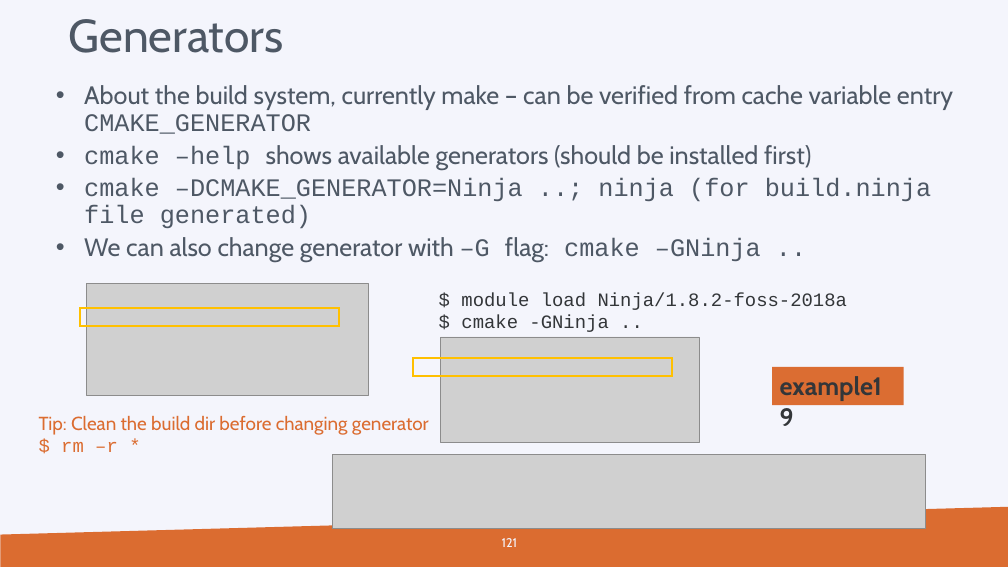
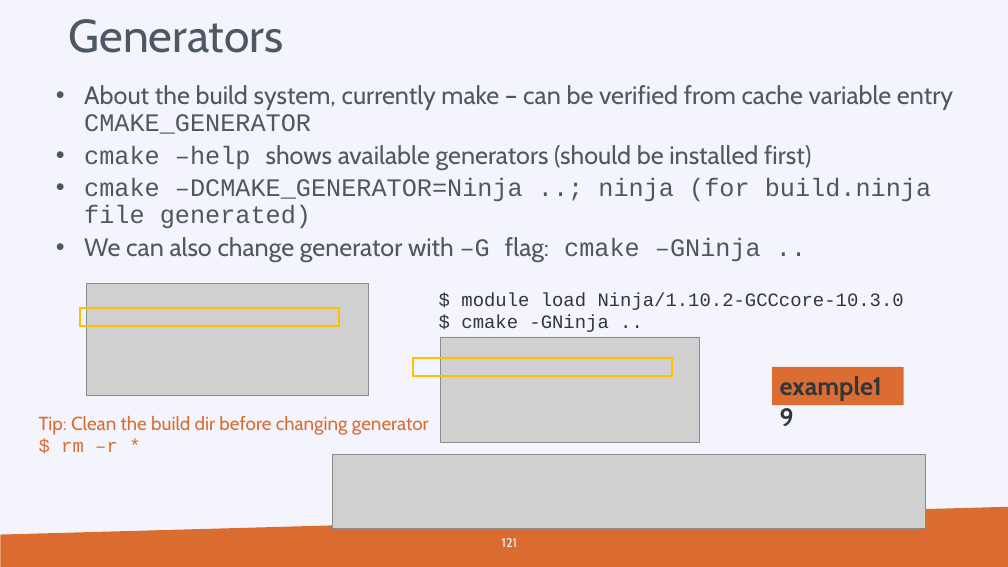
Before and after one commit to hpcleuven/CMake-intro, a slide deck: slide 121 of CMake-introduction.pptx. Drawn at 1008x567 pixels with LibreOffice and Linux fonts; fonts in the diff are those of the drawing; grey boxes stand for pictures; background and template pictures are left out. Boxes give left, top, right and bottom in pixels: in the first picture for what was removed or moved away, otherwise in the second. Text is boxed around its words. In the diff, an @@ line names an element or a change of style, - is before the commit and + after.

```diff
--- a/CMake-introduction.pptx
+++ b/CMake-introduction.pptx
@@ text at (461,292,904,310): text changed @@
-$ module load Ninja/1.8.2-foss-2018a
+$ module load Ninja/1.10.2-GCCcore-10.3.0
```
Also in this commit, not shown: 3 other slides changed, 1 other file.
